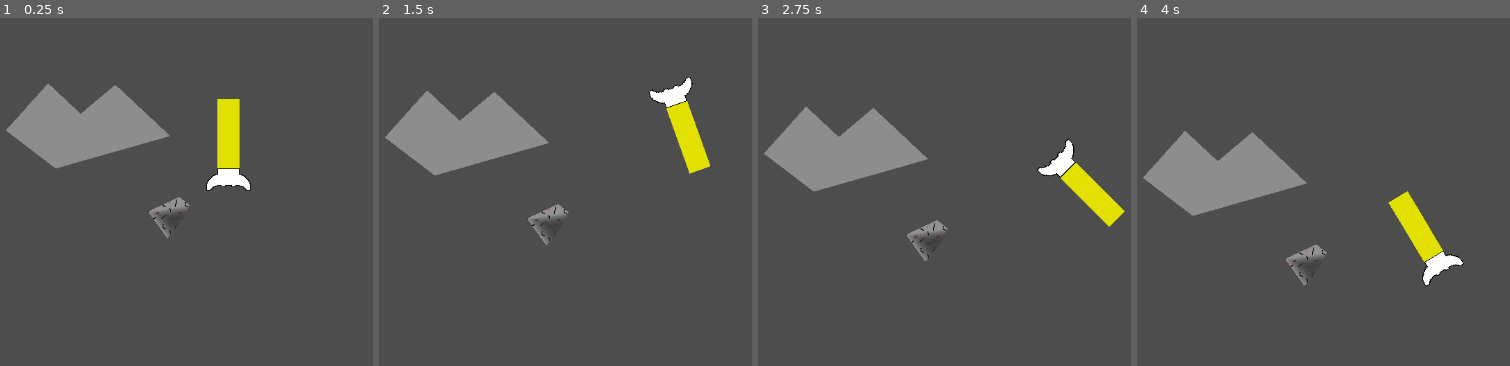
Above: before the commit, frames 1-4 (left to right).
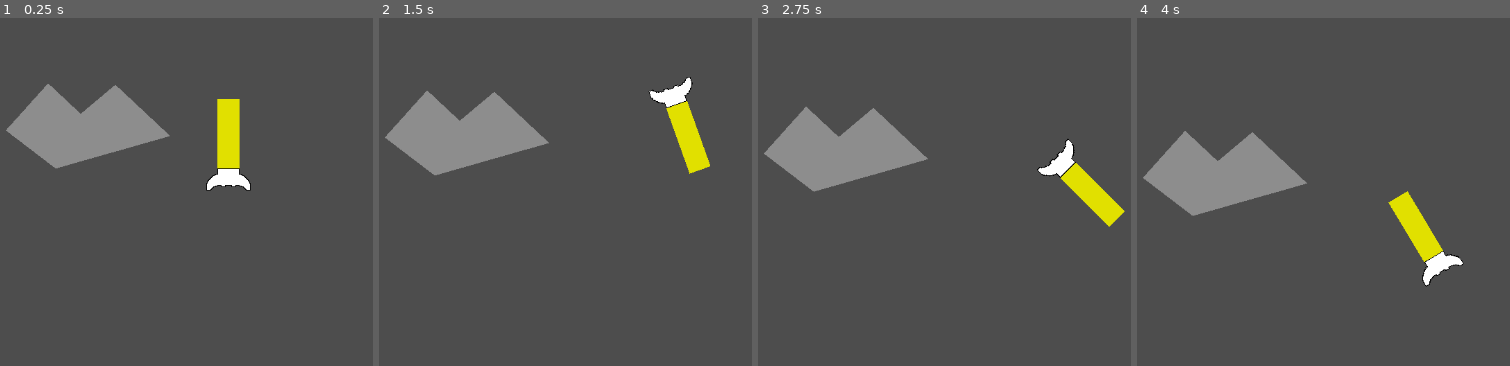
Above: after the commit, the same moments.

Repository: CWmain/SpaceJunkGame
Game: Godot game, scene res://Objects/Test_Scene.tscn
Two runs of this game, one before a commit and one after it. Both use one fixed random seed, a clock stepped at 60 frames per second and the inputs below.
Inputs (mouse positions are in pixels of both pictures, inside the frame that each line leads up to):
- Up to frame 1 (0.25 s): no input
- Up to frame 2 (1.5 s): move the mouse to (outside the picture) at 0.52 s; hold D (TurnRight) from 0.53 s (still down); click (outside the picture) at 0.6 s; tap W (Accelerate) at 0.77 s; move the mouse to (550, 265) at 1.27 s; click (550, 265) at 1.35 s
- Up to frame 3 (2.75 s): tap W (Accelerate) at 1.52 s; move the mouse to (outside the picture) at 2.02 s; release D (TurnRight) at 2.03 s; hold A (TurnLeft) from 2.03 s (still down); hold S (Stop) from 2.03 s (still down); click (outside the picture) at 2.3 s
- Up to frame 4 (4 s): move the mouse to (1427, 331) at 2.77 s; release A (TurnLeft) at 2.78 s; release S (Stop) at 2.78 s; hold D (TurnRight) from 2.78 s (still down); click (1427, 331) at 2.85 s; tap W (Accelerate) at 3.02, 3.77 s; move the mouse to (outside the picture) at 3.52 s; click (outside the picture) at 3.6 s

The runs differ from the first frame. In frame 1, 0.4% of the frame differs, in the area x 39-51%, y 51-64%; in frame 2, 0.4%; in frame 3, 0.4%, in the area x 39-51%, y 58-70%; in frame 4, 0.4%.

Commit message:
Removed old template asteroid, added mass calculation based on what percent of the asteroid remains, added area calculator into asteroid

Diff:
--- a/Objects/Test_Scene.tscn
+++ b/Objects/Test_Scene.tscn
@@ -1,7 +1,6 @@
-[gd_scene load_steps=6 format=3 uid="uid://n468ffa12goh"]
+[gd_scene load_steps=5 format=3 uid="uid://n468ffa12goh"]
 
 [ext_resource type="Script" path="res://Objects/Test_Scene.gd" id="1_gvyoo"]
-[ext_resource type="Texture2D" uid="uid://vc30gqw53emc" path="res://Sprites/AsteroidTexture.png" id="2_dhefl"]
 [ext_resource type="PackedScene" uid="uid://dyn3wc664s0kq" path="res://Objects/player_rocket/player_rocket.tscn" id="4_5qqnx"]
 [ext_resource type="PackedScene" uid="uid://prsjoep6c2o0" path="res://Objects/asteroid/asteroid.tscn" id="4_tsibv"]
 
@@ -12,22 +11,6 @@
 script = ExtResource("1_gvyoo")
 
 [node name="Camera2D" type="Camera2D" parent="."]
-
-[node name="Asteroid" type="RigidBody2D" parent="."]
-position = Vector2(-218, -30)
-collision_layer = 3
-collision_mask = 3
-gravity_scale = 0.01
-
-[node name="CollisionPolygon2D" type="CollisionPolygon2D" parent="Asteroid"]
-polygon = PackedVector2Array(-20, 24, -48, -15, -3, -36, 12, -24)
-
-[node name="Cutter" type="Polygon2D" parent="Asteroid"]
-texture_repeat = 2
-texture = ExtResource("2_dhefl")
-polygon = PackedVector2Array(-20, 24, -48, -15, -3, -36, 12, -24)
-uv = PackedVector2Array(-20, 24, -48, -15, -3, -36, 12, -24)
-polygons = [PackedInt32Array(0, 1, 2, 3, 4)]
 
 [node name="StaticBody2D" type="StaticBody2D" parent="."]
 position = Vector2(1, 91)
@@ -40,5 +23,5 @@
 [node name="PlayerRocket" parent="." instance=ExtResource("4_5qqnx")]
 position = Vector2(-150, -107)
 
-[node name="Asteroid2" parent="." instance=ExtResource("4_tsibv")]
+[node name="Asteroid" parent="." instance=ExtResource("4_tsibv")]
 position = Vector2(-385, -145)
--- a/Objects/asteroid/asteroid.gd
+++ b/Objects/asteroid/asteroid.gd
@@ -14,7 +14,8 @@
 
 # Called when the node enters the scene tree for the first time.
 func _ready():
-	pass
+	set_area(calculate_area())
+
 
 
 
@@ -39,3 +40,17 @@
 func remove_asteroid():
 	print("Removing Asteroid")
 	queue_free()
+
+func calculate_area():
+	var leftSide = 0
+	var rightSide = 0
+	var poly = visual.get_polygon()
+	for i in range(poly.size()):
+		if (i > 0):
+			leftSide += poly[i].x * poly[i-1].y
+			rightSide += poly[i-1].x * poly[i].y
+
+	leftSide += poly[0].x * poly[poly.size()-1].y
+	rightSide += poly[poly.size()-1].x * poly[0].y
+	var sol = abs(leftSide-rightSide)/2
+	return sol
--- a/Objects/asteroid/asteroid.tscn
+++ b/Objects/asteroid/asteroid.tscn
@@ -5,6 +5,7 @@
 [node name="Asteroid" type="RigidBody2D"]
 collision_layer = 3
 collision_mask = 3
+mass = 100.0
 gravity_scale = 0.01
 script = ExtResource("1_tndy0")
 
--- a/Objects/player_rocket/player_rocket.gd
+++ b/Objects/player_rocket/player_rocket.gd
@@ -69,13 +69,15 @@
 					leftSide += localOverLapping[i].x * localOverLapping[i-1].y
 					rightSide += localOverLapping[i-1].x * localOverLapping[i].y
 
-			#endregion
 			leftSide += localOverLapping[0].x * localOverLapping[localOverLapping.size()-1].y
 			rightSide += localOverLapping[localOverLapping.size()-1].x * localOverLapping[0].y
 			var area = abs(leftSide-rightSide)/2
+			#endregion
 			print("Area: ", area)
 
-
+			#Finds the percent that the overlap is of the original
+			var percent = area / entity.area
+			print("Percent: ", percent)
 
 			var splitAsteroid: Asteroid = asteroid.instantiate()
 
@@ -83,11 +85,13 @@
 			#TODO: Consider calculating mass for each asteroid
 			#region Apply attributes to asteroid
 			splitAsteroid.set_area(area)
+			splitAsteroid.set_mass(entity.get_mass()*percent)
+			print("Mass: ", splitAsteroid.get_mass())
 			splitAsteroid.set_transform(entity.transform)
 			splitAsteroid.set_linear_velocity(entity.get_linear_velocity())
 			splitAsteroid.set_angular_velocity(entity.get_angular_velocity())
 			splitAsteroid.set_polygons(localOverLapping)
 			#endregion
-
+			print("\n NEW \n")
 
 		entity.queue_free()
